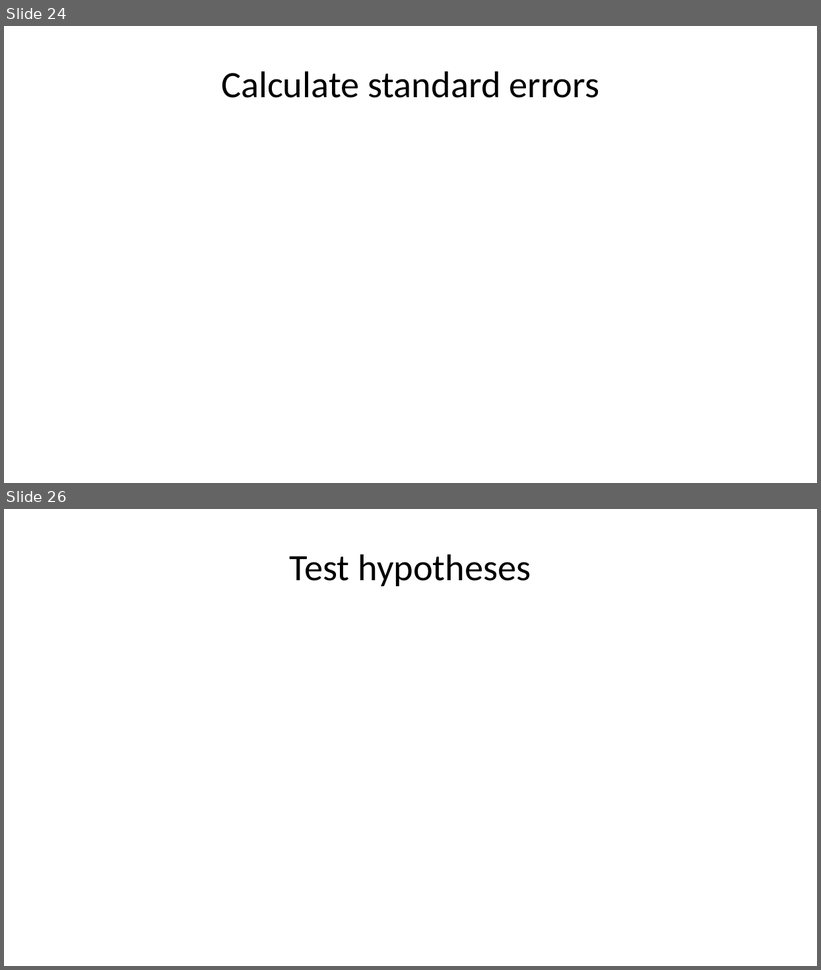
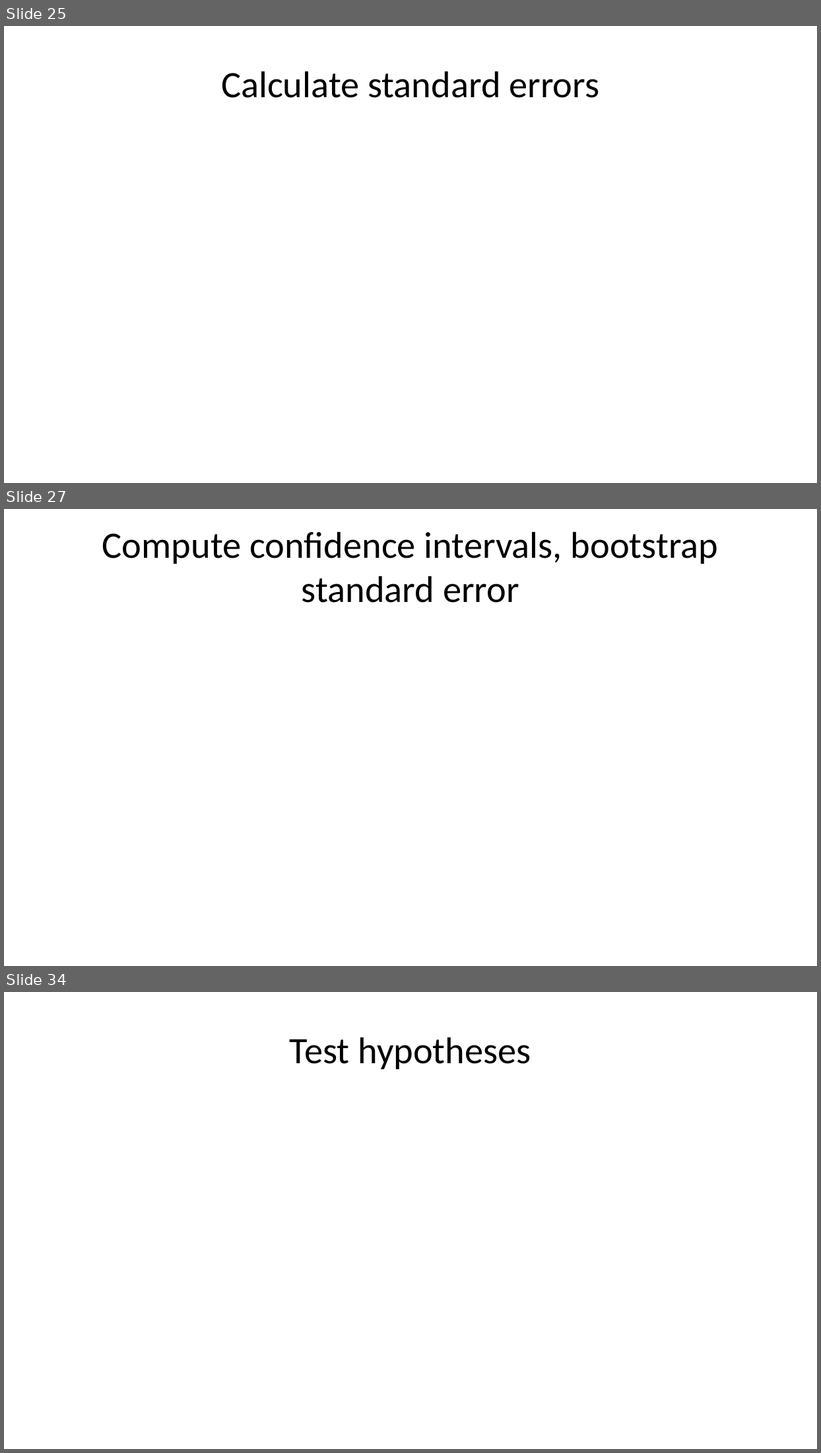
Before and after one commit to pmean/papers-and-presentations, a slide deck: bootstrap/src/bootstrap-slides.pptx. Shown one above the other, each under a label of ours: slides 24 and 26 before the commit, slides 25, 27 and 34 after it; the slides between them are not shown. The pictures are 821x970 and 821x1453 pixels, drawn with LibreOffice and Linux fonts; fonts in the diff are those of the drawing. Boxes give left, top, right and bottom in pixels: in the first picture for what was removed or moved away, otherwise in the second. Text is boxed around its words. In the diff, an @@ line names an element or a change of style, - is before the commit and + after.

Commit message:
Added bias correction and acceleration plots to bootstrap talk

```diff
--- a/bootstrap/src/bootstrap-slides.pptx
+++ b/bootstrap/src/bootstrap-slides.pptx
@@ slide 27 added at box(4, 509, 817, 966), background #FFFFFF @@
@@ title added at box(102, 531, 719, 603), 33 pt, text #000000 @@
+Compute confidence intervals, bootstrap standard error
@@ what was slide 24 is now slide 25 @@
@@ what was slide 26 is now slide 34 @@
```
Also in this commit, not shown: 2 slides changed, 7 other slides added, 1 other file.
